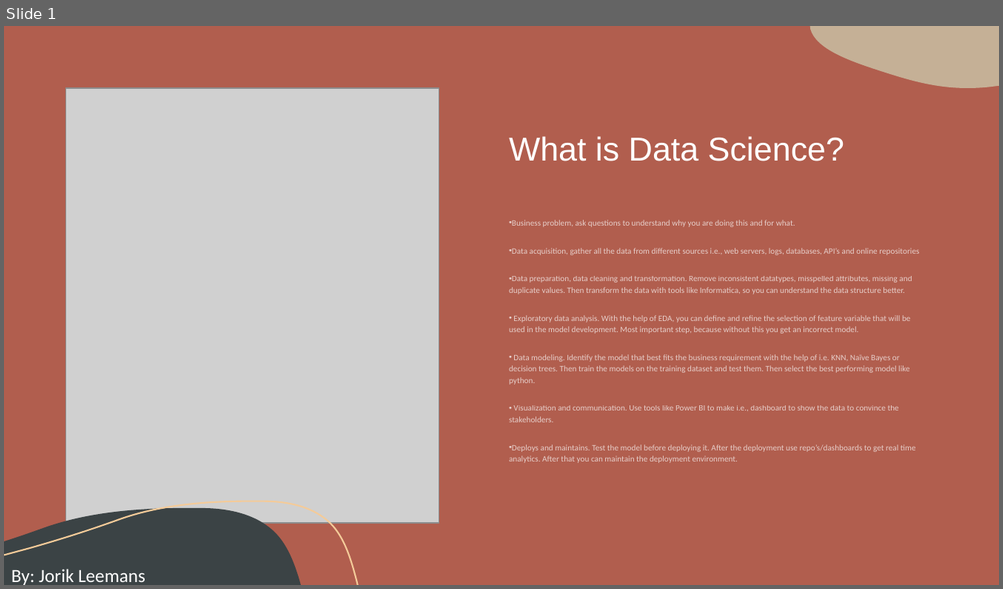
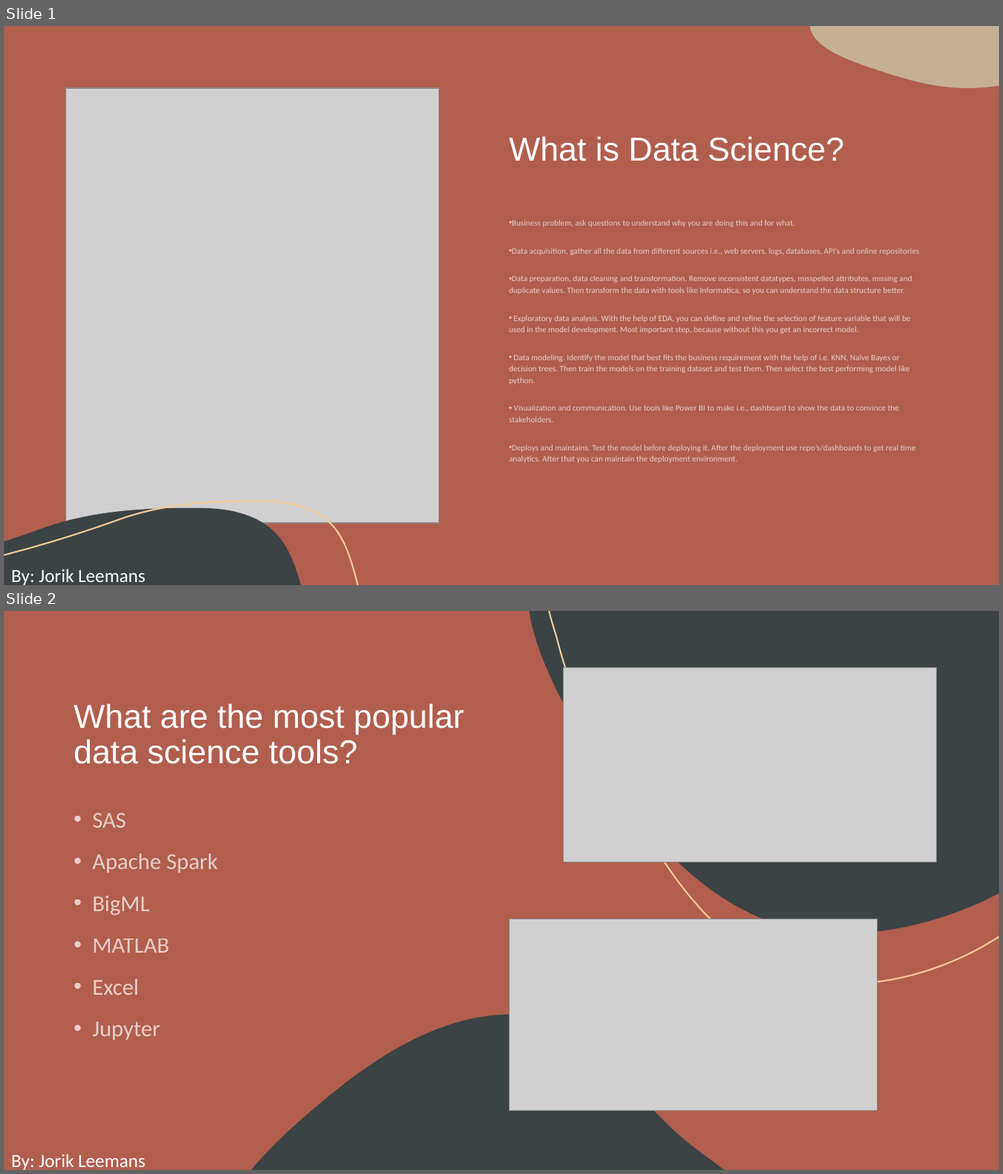
Before and after one commit to JorikLeemans/Portfolio, a slide deck: What is Data Science.pptx. Shown one above the other, each under a label of ours: slide 1 before the commit, slides 1 and 2 after it. The pictures are 1003x589 and 1003x1174 pixels, drawn with LibreOffice and Linux fonts; fonts in the diff are those of the drawing; grey boxes stand for pictures. Boxes give left, top, right and bottom in pixels: in the first picture for what was removed or moved away, otherwise in the second. Text is boxed around its words. In the diff, an @@ line names an element or a change of style, - is before the commit and + after.

```diff
--- a/What is Data Science.pptx
+++ b/What is Data Science.pptx
@@ slide 2 added at (4, 611, 999, 1170), background #B15E4E @@
@@ rectangle added at (4, 611, 999, 1170), fill #B15E4E @@
@@ freeform shape added at (529, 611, 999, 934), fill #3B4345 @@
@@ freeform shape added at (549, 611, 999, 984), outline #F4CB99 1.5 pt @@
@@ freeform shape added at (4, 667, 40, 800), fill #C5B096 @@
@@ picture added at (563, 668, 936, 863) @@
@@ title added at (74, 703, 464, 764), 32 pt, text #FFFFFF @@
+What are the most popular data science tools?
@@ text added at (92, 813, 218, 1040), 22 pt, text #FFFFFF at 70% opacity @@
+• SAS
+• Apache Spark
+• BigML
+• MATLAB
+• Excel
+• Jupyter
@@ picture added at (509, 919, 877, 1111) @@
@@ freeform shape added at (251, 1014, 724, 1170), fill #3B4345 @@
@@ freeform shape added at (600, 1113, 961, 1170), outline #A9AEA7 1 pt @@
@@ freeform shape added at (669, 1121, 999, 1170), fill #3B4345 @@
@@ text added at (11, 1154, 145, 1170), 18 pt, text #FFFFFF @@
+By: Jorik Leemans
```
